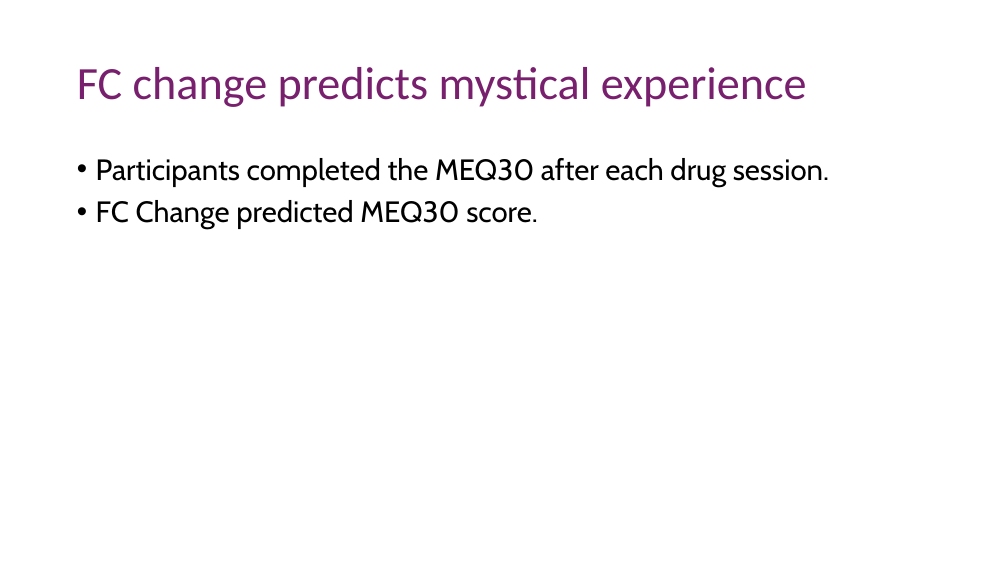
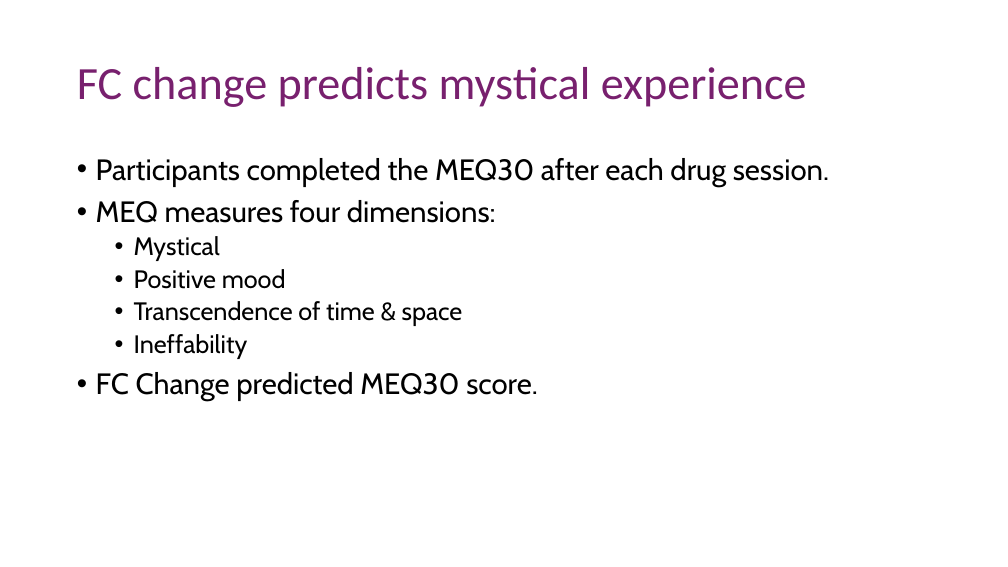
Before and after one commit to nghess/cnjc, a slide deck: slide 9 of psilocybin_fc/siegel_etal_2024.pptx (slide 6 before the commit). Drawn at 1008x567 pixels with LibreOffice and Linux fonts; fonts in the diff are those of the drawing. Boxes give left, top, right and bottom in pixels: in the first picture for what was removed or moved away, otherwise in the second. Text is boxed around its words. In the diff, an @@ line names an element or a change of style, - is before the commit and + after.

```diff
--- a/psilocybin_fc/siegel_etal_2024.pptx
+++ b/psilocybin_fc/siegel_etal_2024.pptx
@@ text at [96, 200, 496, 359]: paragraphs added @@
+• MEQ measures four dimensions:
+  • Mystical
+  • Positive mood
+  • Transcendence of time & space
+  • Ineffability
```
Also in this commit, not shown: 5 other slides changed, 12 slides added, 1 slide removed, 9 other files.
